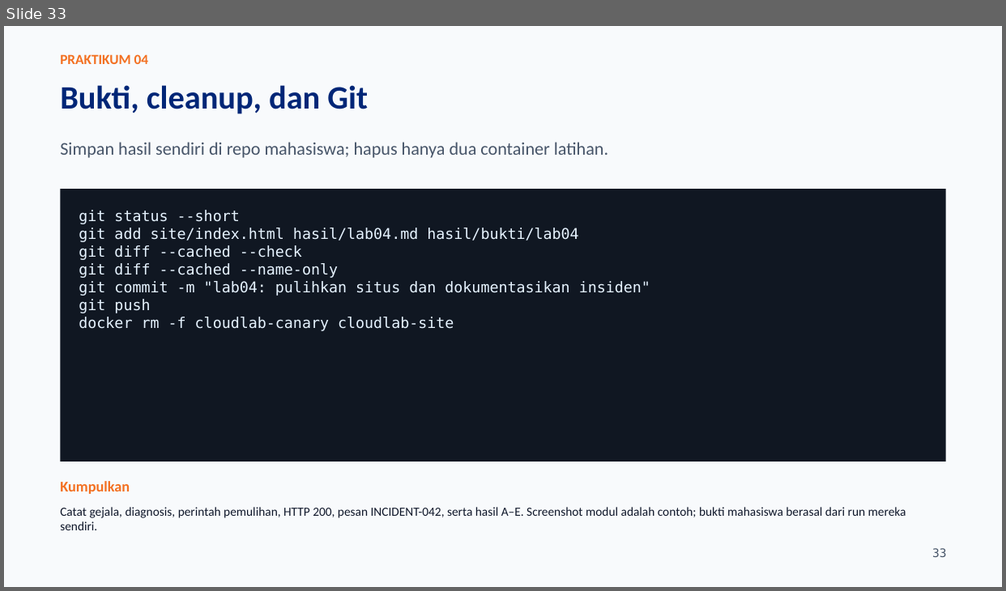
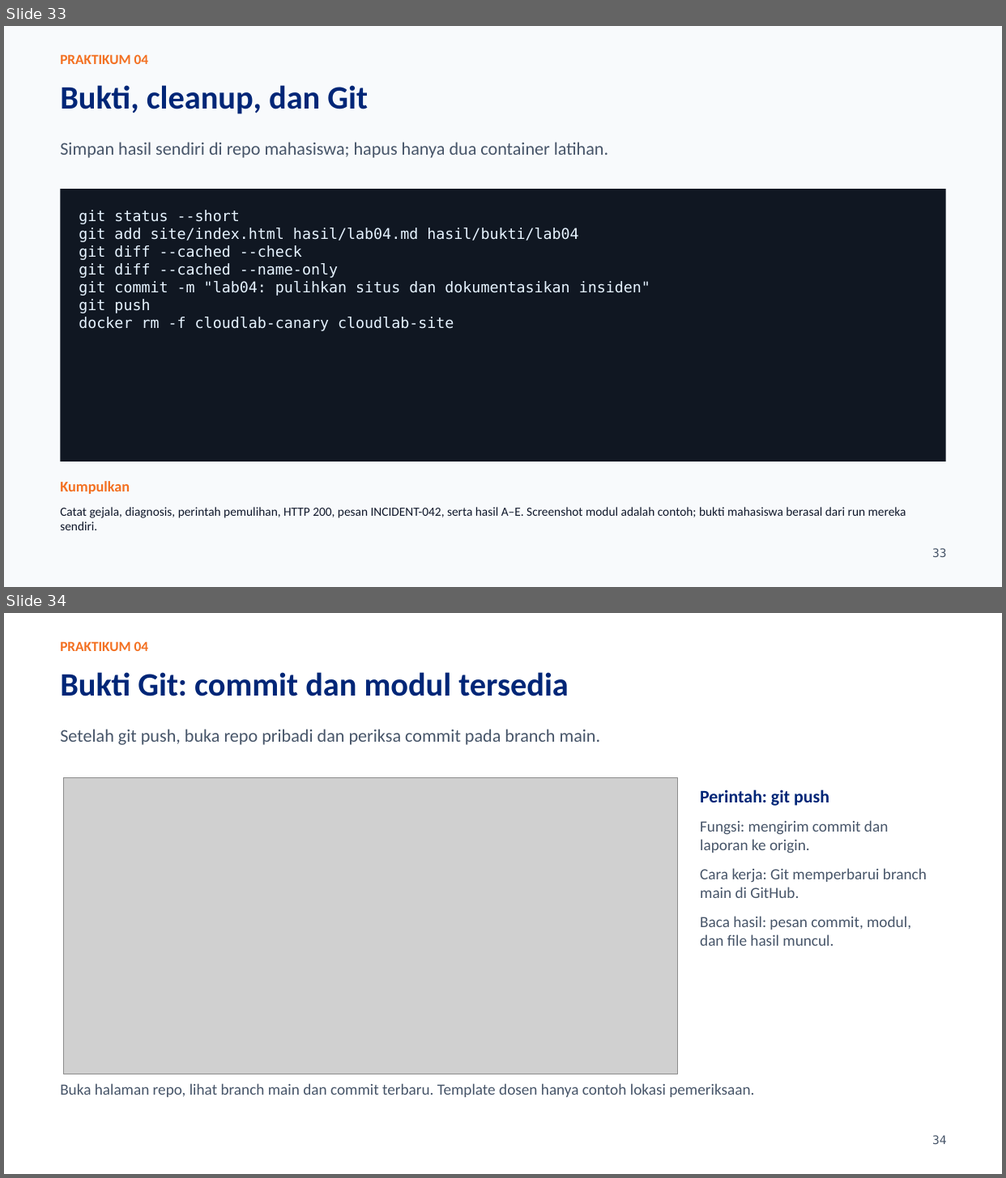
Before and after one commit to SeedFlora/meet4CloudService, a slide deck: slides/LAB04_Docker_Lifecycle_Praktikum.pptx. Shown one above the other, each under a label of ours: slide 33 before the commit, slides 33 and 34 after it. The pictures are 1006x591 and 1006x1178 pixels, drawn with LibreOffice and Linux fonts; fonts in the diff are those of the drawing; grey boxes stand for pictures. Boxes give left, top, right and bottom in pixels: in the first picture for what was removed or moved away, otherwise in the second. Text is boxed around its words. In the diff, an @@ line names an element or a change of style, - is before the commit and + after.

```diff
--- a/slides/LAB04_Docker_Lifecycle_Praktikum.pptx
+++ b/slides/LAB04_Docker_Lifecycle_Praktikum.pptx
@@ slide 34 added at (4,613,1002,1174), background #FFFFFF @@
@@ text added at (60,641,148,651), 13.5 pt, text #F37021, bold @@
+PRAKTIKUM 04
@@ text added at (60,672,569,696), 31.5 pt, text #002677, bold @@
+Bukti Git: commit dan modul tersedia
@@ text added at (60,729,601,745), 17.2 pt, text #475569 @@
+Setelah git push, buka repo pribadi dan periksa commit pada branch main.
@@ picture added at (64,777,678,1074) @@
@@ text added at (700,790,927,946), 15 pt, text #475569 @@
+Perintah: git push
+Fungsi: mengirim commit dan laporan ke origin.
+Cara kerja: Git memperbarui branch main di GitHub.
+Baca hasil: pesan commit, modul, dan file hasil muncul.
@@ text added at (60,1084,754,1097), 15 pt, text #475569 @@
+Buka halaman repo, lihat branch main dan commit terbaru. Template dosen hanya contoh lokasi pemeriksaan.
@@ text added at (932,1135,946,1144), 11.2 pt, text #475569 @@
+34
```
Also in this commit, not shown: 6 other files.
